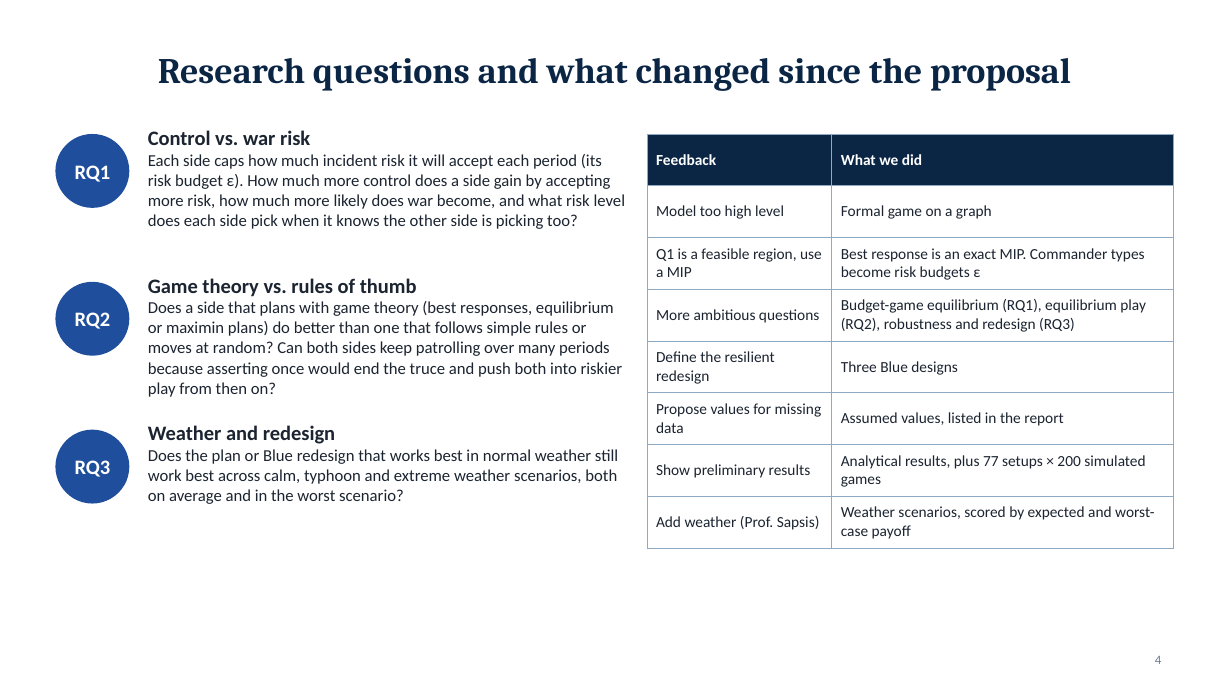
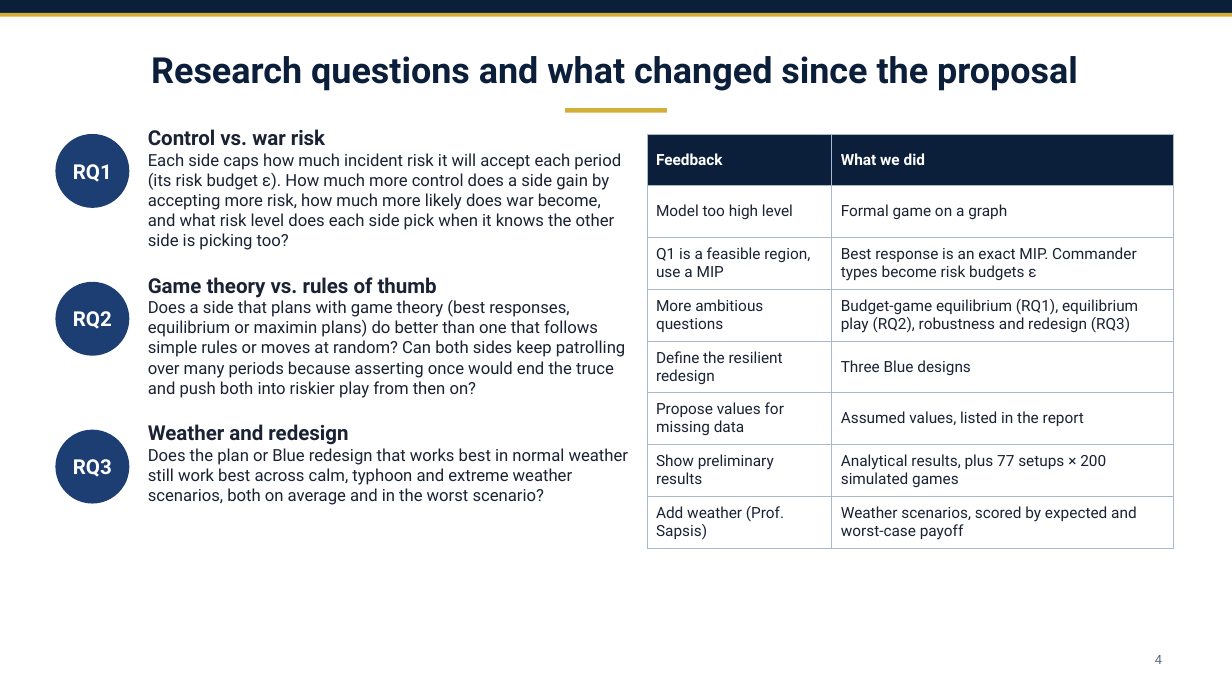
Before and after one commit to draggin-anchor/6.S974-Wargaming-Term-Project, a slide deck: slide 4 of deliverables/02-workshop1-slides.pptx. Drawn at 1232x693 pixels with LibreOffice and Linux fonts; fonts in the diff are those of the drawing. Boxes give left, top, right and bottom in pixels: in the first picture for what was removed or moved away, otherwise in the second. Text is boxed around its words. In the diff, an @@ line names an element or a change of style, - is before the commit and + after.

Commit message:
Workshop 1 slides: navy and gold theme, Franklin Gothic, destroyer title photo
Title photo is USS Kidd (DDG 100) underway in the Pacific, U.S. Navy photo 110518-N-OI955-090 (public domain).

```diff
--- a/deliverables/02-workshop1-slides.pptx
+++ b/deliverables/02-workshop1-slides.pptx
@@ rectangle added at box(0, 0, 1232, 13), fill #0B1F3A @@
@@ rectangle added at box(0, 13, 1232, 17), fill #D4AF37 @@
@@ title "Research questions and what changed ..." at box(151, 56, 1078, 91): font Cambria to Roboto, text colour #0B2545 to #0B1F3A @@
@@ rectangle added at box(566, 108, 667, 113), fill #D4AF37 @@
@@ table at box(647, 134, 1174, 544) @@
@@ fill #0B2545 to #0B1F3A in row 1 @@
@@ font Calibri to Roboto, text colour #1B2430 to #1A2233 @@
@@ borders changed @@
@@ font Calibri to Roboto in 3 elements at box(73, 164, 112, 182), box(73, 311, 112, 329), box(73, 459, 112, 477) @@
@@ fill #1F4E9C to #1D3E72 in 3 elements at box(55, 134, 129, 208), box(55, 282, 129, 356), box(55, 430, 129, 504) @@
@@ font Calibri to Roboto, text colour #1B2430 to #1A2233 in 3 elements at box(148, 129, 621, 250), box(148, 277, 626, 398), box(148, 424, 628, 505) @@
@@ page number at box(1155, 655, 1162, 664): font Calibri to Roboto, text colour #6B7A8F to #5E6B7D @@
```
Also in this commit, not shown: 12 other slides changed, 2 other files.
